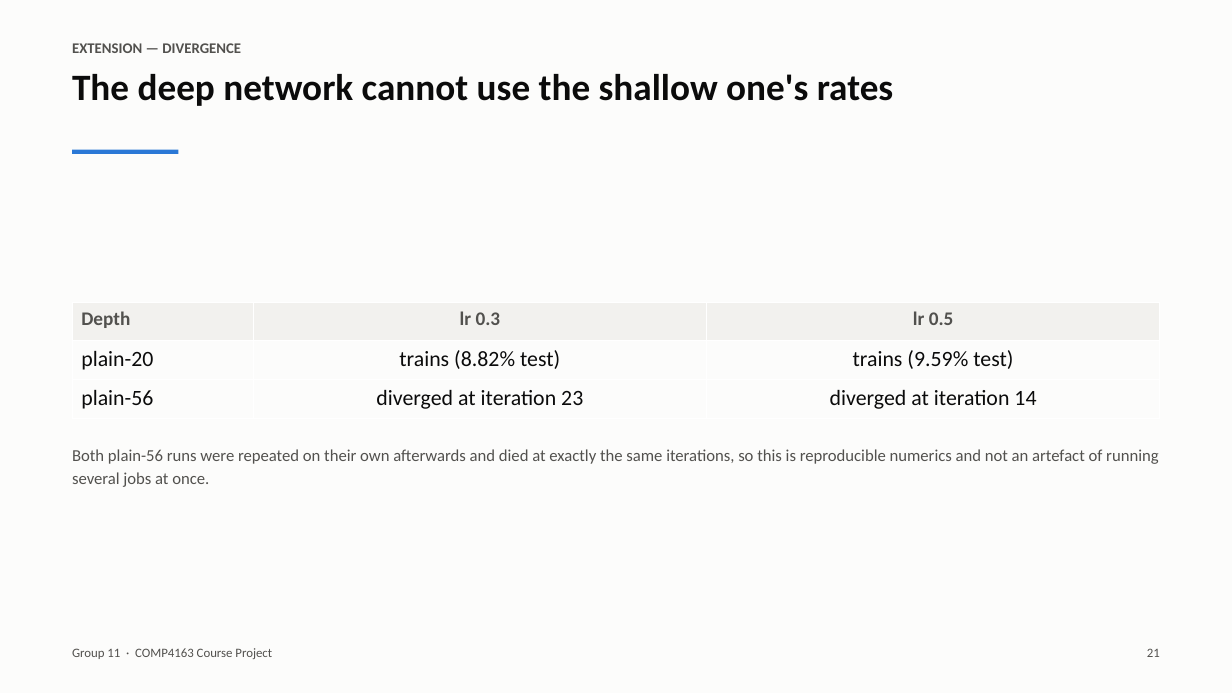
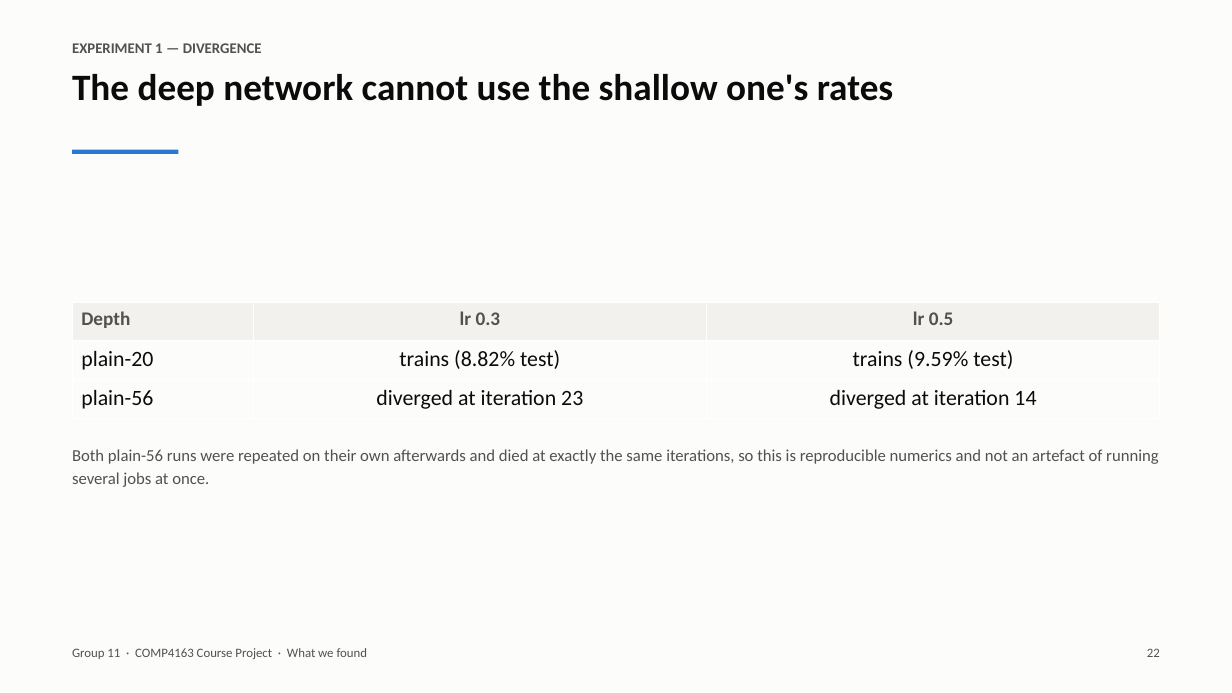
Before and after one commit to v68md6ttb2-ux/COMP4163-ResNet-Degradation, a slide deck: slide 22 of report/slides.pptx (slide 21 before the commit). Drawn at 1232x693 pixels with LibreOffice and Linux fonts; fonts in the diff are those of the drawing. Boxes give left, top, right and bottom in pixels: in the first picture for what was removed or moved away, otherwise in the second. Text is boxed around its words. In the diff, an @@ line names an element or a change of style, - is before the commit and + after.

```diff
--- a/report/slides.pptx
+++ b/report/slides.pptx
@@ text at (72, 43, 262, 53): text changed @@
-EXTENSION — DIVERGENCE
+EXPERIMENT 1 — DIVERGENCE
@@ text at (72, 648, 368, 659): text changed @@
-Group 11 · COMP4163 Course Project
+Group 11 · COMP4163 Course Project · What we found
@@ text at (1147, 648, 1160, 657): text changed @@
-21
+22
```
Also in this commit, not shown: 34 other slides changed, 1 slide added, 1 other file.
